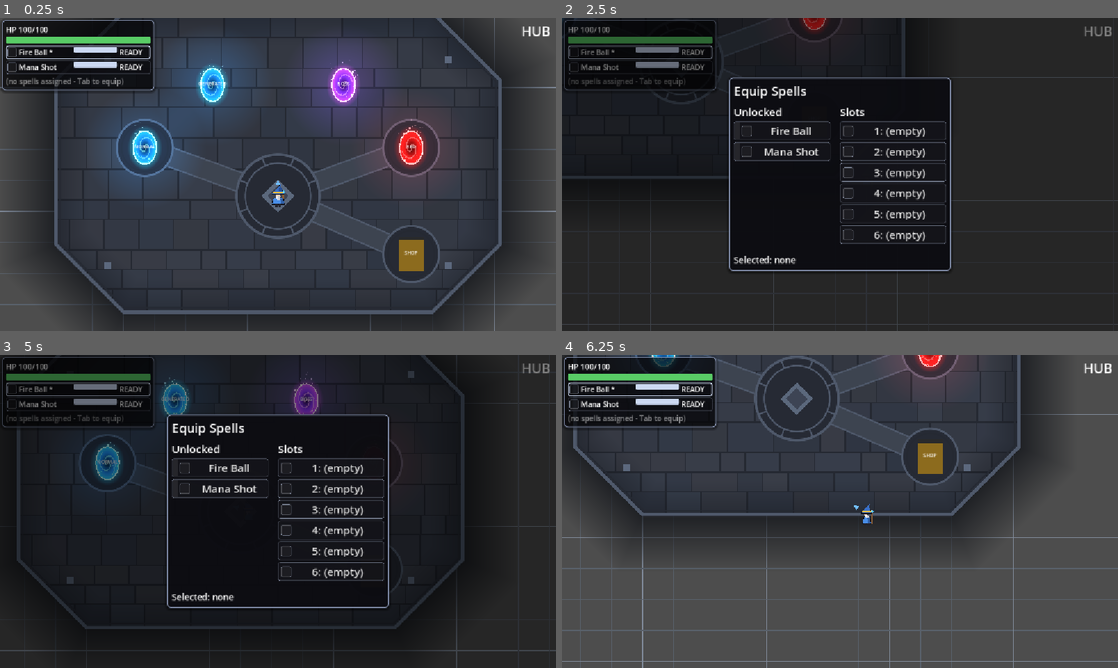
Above: before the commit, frames 1-4 (two rows, left to right).
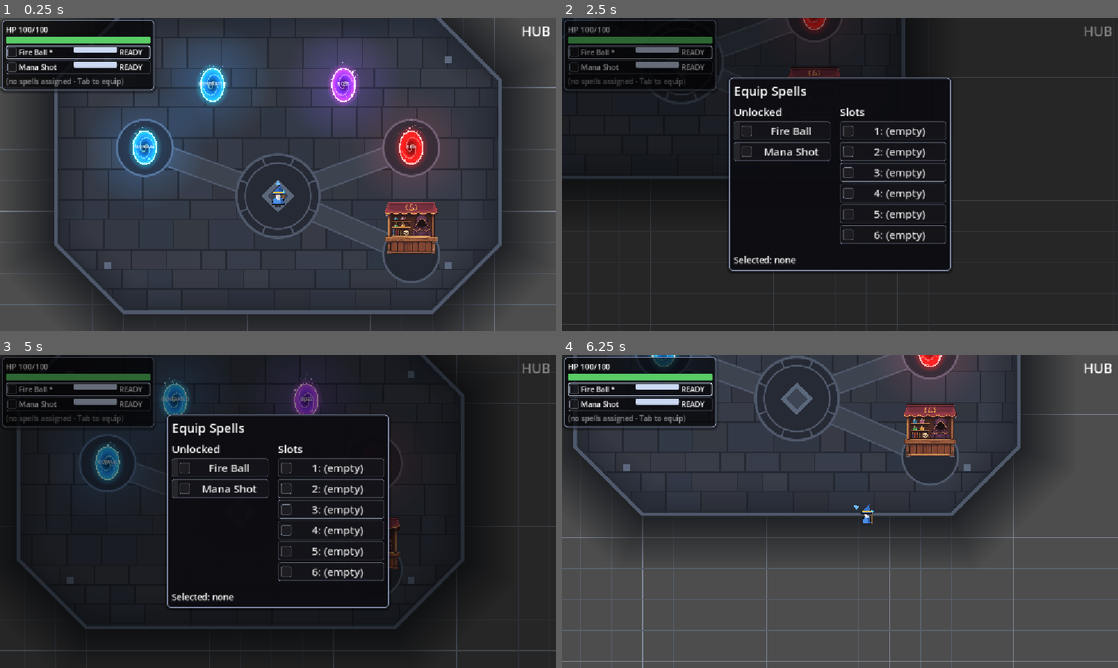
Above: after the commit, the same moments.

Repository: BestestGameStudio/gangU
Game: Godot game, scene res://scenes/main.tscn
The game is run twice, just before and just after one commit, with the same random seed, the same clock (stepped at 60 frames per second) and the same inputs.
Inputs (mouse positions are in pixels of both pictures, inside the frame that each line leads up to):
- Up to frame 1 (0.25 s): no input
- Up to frame 2 (2.5 s): tap Enter at 0.5 s; move the mouse to (962, 158) at 0.52 s; hold D (move_right) 0.53-1.28 s; hold Space (cast) 0.53-1.28 s; move the mouse to (728, 190) at 1.27 s; hold S (move_down) 1.28-2.03 s; tap Tab (equip_panel) at 1.35 s; move the mouse to (895, 105) at 2.02 s; hold D (move_right) from 2.03 s (still down); tap E (use_consumable) at 2.1 s
- Up to frame 3 (5 s): move the mouse to (250, 574) at 2.77 s; release D (move_right) at 2.78 s; hold W (move_up) 2.78-3.53 s; tap 1 at 2.85 s; move the mouse to (444, 558) at 3.52 s; hold A (move_left) from 3.53 s (still down); tap Enter at 3.6 s; move the mouse to (111, 464) at 4.27 s; tap Space (cast) at 4.35 s
- Up to frame 4 (6.25 s): move the mouse to (867, 511) at 5.02 s; release A (move_left) at 5.03 s; hold S (move_down) 5.03-5.78 s; hold Tab (equip_panel) 5.03-5.78 s; move the mouse to (756, 433) at 5.77 s; hold D (move_right) from 5.78 s (still down); tap E (use_consumable) at 5.85 s

The runs differ from the first frame. In frame 1, 1.6% of the frame differs, in the area x 69-79%, y 58-81%; in frame 2, 0.2%; in frame 3, 0.1%; in frame 4, 1.6%, in the area x 61-71%, y 15-38%.

Commit message:
feat(shop): shop vendor stall sprite from supplied art (#226)
* #217 shop vendor sprite sheet + import

* #217 shop vendor SpriteFrames

* #217 shop vendor extractor spec

* #217 swap shop vendor placeholder for animated stall sprite

* #217 SOURCE.md provenance for shop_vendor sheet

* #217 rename import file to correct path

* #217 rename SpriteFrames to correct path

* #217 rename extractor spec to correct path

* #217 remove misnamed sprite sheet upload

* Add files via upload

* #217 rename sprite sheet to correct path

Diff:
--- /dev/null
+++ b/resources/sprites/shop_vendor_frames.tres
@@ -0,0 +1,53 @@
+[gd_resource type="SpriteFrames" load_steps=8 format=3]
+
+[ext_resource type="Texture2D" path="res://assets/sprites/shop_vendor.png" id="1_sheet"]
+
+[sub_resource type="AtlasTexture" id="AtlasTexture_r0c0"]
+atlas = ExtResource("1_sheet")
+region = Rect2(0, 0, 224, 224)
+
+[sub_resource type="AtlasTexture" id="AtlasTexture_r0c1"]
+atlas = ExtResource("1_sheet")
+region = Rect2(224, 0, 224, 224)
+
+[sub_resource type="AtlasTexture" id="AtlasTexture_r0c2"]
+atlas = ExtResource("1_sheet")
+region = Rect2(448, 0, 224, 224)
+
+[sub_resource type="AtlasTexture" id="AtlasTexture_r1c0"]
+atlas = ExtResource("1_sheet")
+region = Rect2(0, 224, 224, 224)
+
+[sub_resource type="AtlasTexture" id="AtlasTexture_r1c1"]
+atlas = ExtResource("1_sheet")
+region = Rect2(224, 224, 224, 224)
+
+[sub_resource type="AtlasTexture" id="AtlasTexture_r1c2"]
+atlas = ExtResource("1_sheet")
+region = Rect2(448, 224, 224, 224)
+
+[resource]
+animations = [{
+"frames": [{
+"duration": 1.0,
+"texture": SubResource("AtlasTexture_r0c0")
+}, {
+"duration": 1.0,
+"texture": SubResource("AtlasTexture_r0c1")
+}, {
+"duration": 1.0,
+"texture": SubResource("AtlasTexture_r0c2")
+}, {
+"duration": 1.0,
+"texture": SubResource("AtlasTexture_r1c0")
+}, {
+"duration": 1.0,
+"texture": SubResource("AtlasTexture_r1c1")
+}, {
+"duration": 1.0,
+"texture": SubResource("AtlasTexture_r1c2")
+}],
+"loop": true,
+"name": &"idle",
+"speed": 4.0
+}]
--- a/scenes/shop_vendor.tscn
+++ b/scenes/shop_vendor.tscn
@@ -1,6 +1,7 @@
-[gd_scene load_steps=3 format=3 uid="uid://bgangu7shopv"]
+[gd_scene load_steps=4 format=3 uid="uid://bgangu7shopv"]
 
 [ext_resource type="Script" path="res://scripts/shop_vendor.gd" id="1"]
+[ext_resource type="SpriteFrames" path="res://resources/sprites/shop_vendor_frames.tres" id="2_frames"]
 
 [sub_resource type="RectangleShape2D" id="1"]
 size = Vector2(52, 72)
@@ -8,25 +9,13 @@
 [node name="ShopVendor" type="Area2D" groups=["shop_vendors"]]
 script = ExtResource("1")
 
-[node name="ColorRect" type="ColorRect" parent="."]
-offset_left = -26.0
-offset_top = -36.0
-offset_right = 26.0
-offset_bottom = 36.0
-color = Color(0.55, 0.42, 0.12, 1)
-
-[node name="HeaderBar" type="Polygon2D" parent="."]
-color = Color(0.12, 0.14, 0.18, 0.9)
-polygon = PackedVector2Array(-26, -36, 26, -36, 26, -29, -26, -29)
-
-[node name="TypeLabel" type="Label" parent="."]
-offset_left = -26.0
-offset_top = -10.0
-offset_right = 26.0
-offset_bottom = 8.0
-theme_override_font_sizes/font_size = 10
-text = "SHOP"
-horizontal_alignment = 1
+[node name="Sprite" type="AnimatedSprite2D" parent="."]
+texture_filter = 1
+position = Vector2(0, -54)
+scale = Vector2(0.5, 0.5)
+sprite_frames = ExtResource("2_frames")
+animation = &"idle"
+autoplay = "idle"
 
 [node name="CollisionShape2D" type="CollisionShape2D" parent="."]
 shape = SubResource("1")
--- /dev/null
+++ b/tools/sprites/specs/shop_vendor.json
@@ -0,0 +1,105 @@
+{
+ "_comment": "#217 Shop Sprite Update board -> assets/sprites/shop_vendor.png (+ shop_vendor_frames.tres body). Board pre-keyed: exterior background flood-filled to magenta (see assets/sprites/SOURCE.md). Run: python3 -I tools/sprites/extract_frames.py pack tools/sprites/specs/shop_vendor.json <keyed-board.png> assets/sprites/shop_vendor.png --tres resources/sprites/shop_vendor_frames.tres",
+ "scale": 2,
+ "cell_w": 224,
+ "cell_h": 224,
+ "baseline": 220,
+ "bg": [
+  255,
+  0,
+  255
+ ],
+ "key_dist": 30,
+ "texture_path": "res://assets/sprites/shop_vendor.png",
+ "rows": [
+  {
+   "name": "idle_a",
+   "y": [
+    0,
+    512
+   ],
+   "mode": "bbox",
+   "frames": [
+    [
+     8,
+     504,
+     null
+    ],
+    [
+     520,
+     1016,
+     null
+    ],
+    [
+     1032,
+     1528,
+     null
+    ]
+   ]
+  },
+  {
+   "name": "idle_b",
+   "y": [
+    512,
+    1024
+   ],
+   "mode": "bbox",
+   "frames": [
+    [
+     8,
+     504,
+     null
+    ],
+    [
+     520,
+     1016,
+     null
+    ],
+    [
+     1032,
+     1528,
+     null
+    ]
+   ]
+  }
+ ],
+ "animations": [
+  {
+   "name": "idle",
+   "speed": 4.0,
+   "loop": true,
+   "frames": [
+    [
+     0,
+     0,
+     1.0
+    ],
+    [
+     0,
+     1,
+     1.0
+    ],
+    [
+     0,
+     2,
+     1.0
+    ],
+    [
+     1,
+     0,
+     1.0
+    ],
+    [
+     1,
+     1,
+     1.0
+    ],
+    [
+     1,
+     2,
+     1.0
+    ]
+   ]
+  }
+ ]
+}
Binary file added: assets/sprites/shop_vendor.png
Not shown, added: assets/sprites/shop_vendor.png.import
Not shown, changed: assets/sprites/SOURCE.md
